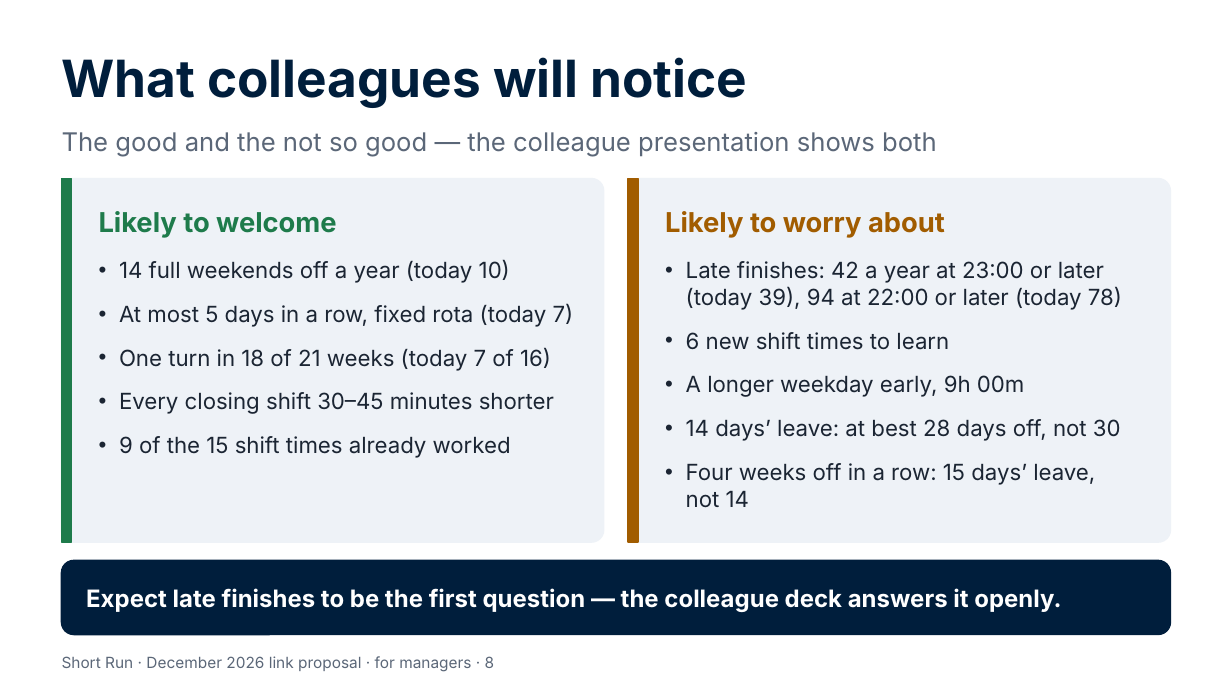
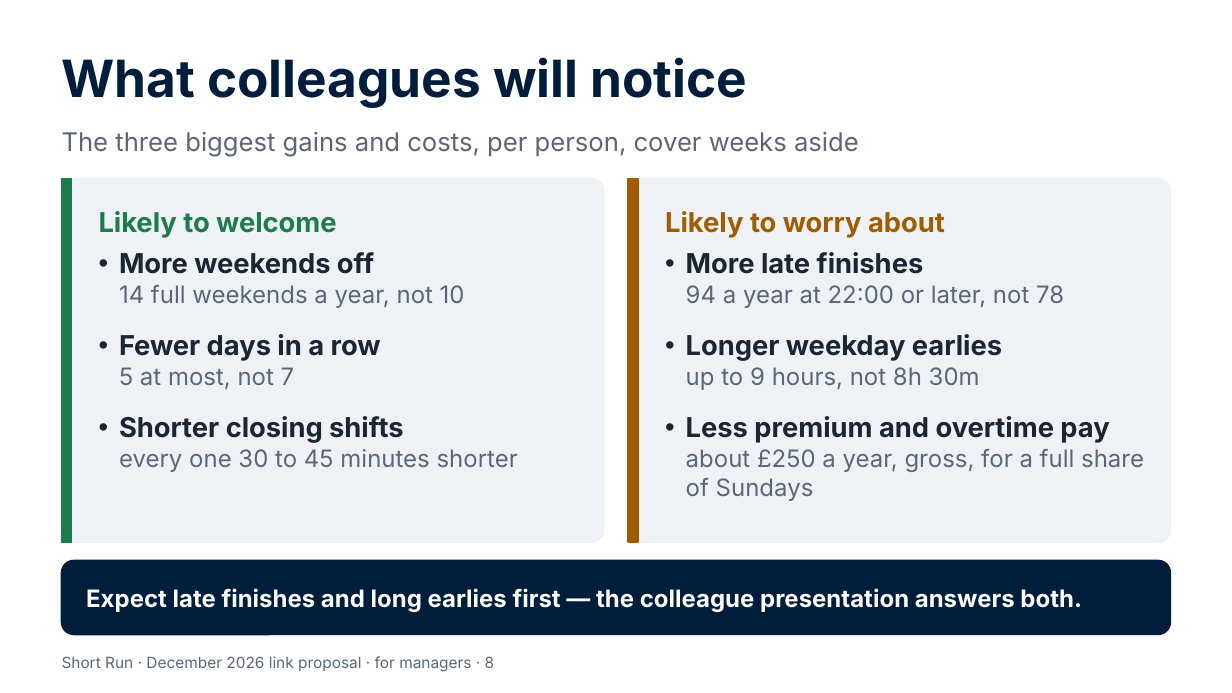
Before and after one commit to Garethdavidmiller/roster-app, a slide deck: slide 8 of docs/links-26/presentations/Short-Run-for-managers.pptx. Drawn at 1232x693 pixels with LibreOffice and Linux fonts; fonts in the diff are those of the drawing. Boxes give left, top, right and bottom in pixels: in the first picture for what was removed or moved away, otherwise in the second. Text is boxed around its words. In the diff, an @@ line names an element or a change of style, - is before the commit and + after.

```diff
--- a/docs/links-26/presentations/Short-Run-for-managers.pptx
+++ b/docs/links-26/presentations/Short-Run-for-managers.pptx
@@ text at box(62, 132, 859, 157): text changed @@
-The good and the not so good — the colleague presentation shows both
+The three biggest gains and costs, per person, cover weeks aside
@@ text at box(119, 252, 518, 472): text changed; size 13 to 14 pt; text colour #1B2533 to #5B6778 @@
-• 14 full weekends off a year (today 10)
-• At most 5 days in a row, fixed rota (today 7)
-• One turn in 18 of 21 weeks (today 7 of 16)
-• Every closing shift 30–45 minutes shorter
-• 9 of the 15 shift times already worked
+• More weekends off
+  14 full weekends a year, not 10
+• Fewer days in a row
+  5 at most, not 7
+• Shorter closing shifts
+  every one 30 to 45 minutes shorter
@@ text at box(686, 252, 1144, 501): text changed; size 13 to 14 pt; text colour #1B2533 to #5B6778 @@
-• Late finishes: 42 a year at 23:00 or later (today 39), 94 at 22:00 or later (today 78)
-• 6 new shift times to learn
-• A longer weekday early, 9h 00m
-• 14 days’ leave: at best 28 days off, not 30
-• Four weeks off in a row: 15 days’ leave, not 14
+• More late finishes
+  94 a year at 22:00 or later, not 78
+• Longer weekday earlies
+  up to 9 hours, not 8h 30m
+• Less premium and overtime pay
+  about £250 a year, gross, for a full share of Sundays
@@ text at box(86, 588, 1082, 612): text changed @@
-Expect late finishes to be the first question — the colleague deck answers it openly.
+Expect late finishes and long earlies first — the colleague presentation answers both.
```
Also in this commit, not shown: 9 other slides changed, 35 other files.
